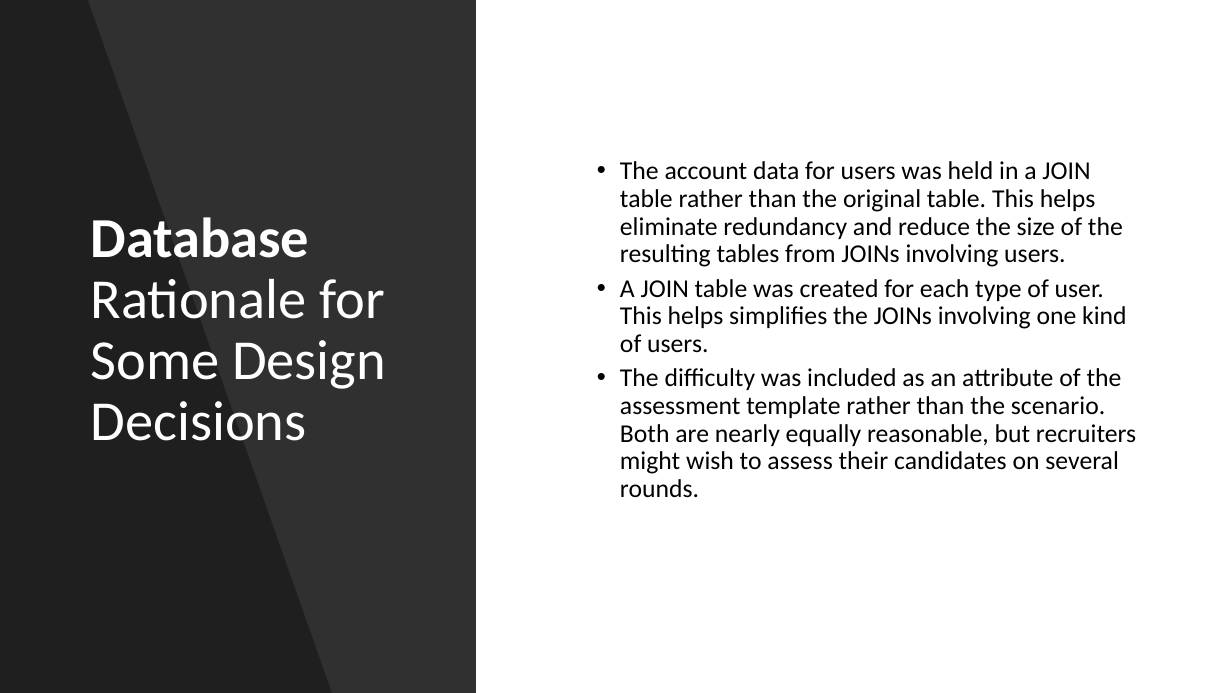
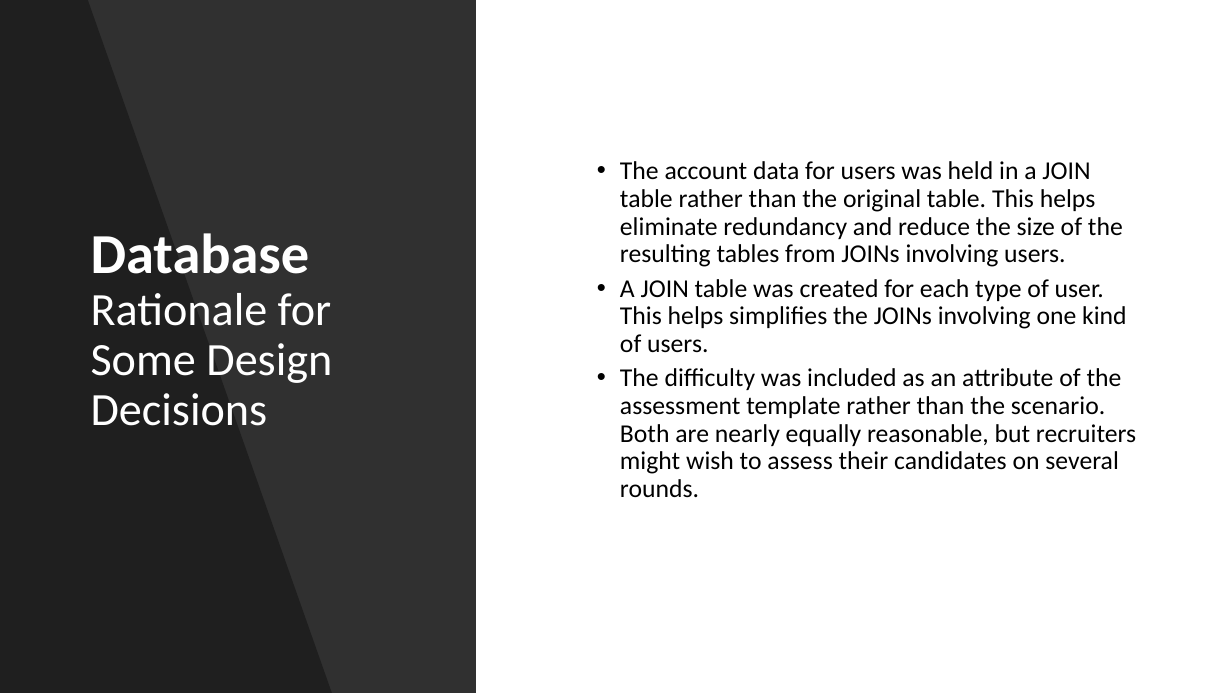
Before and after one commit to Moaaz-Mahmoud/Mini-Hiring-Platform, a slide deck: slide 9 of presentation/presentation.pptx. Drawn at 1232x693 pixels with LibreOffice and Linux fonts; fonts in the diff are those of the drawing. Boxes give left, top, right and bottom in pixels: in the first picture for what was removed or moved away, otherwise in the second. Text is boxed around its words. In the diff, an @@ line names an element or a change of style, - is before the commit and + after.

```diff
--- a/presentation/presentation.pptx
+++ b/presentation/presentation.pptx
@@ title "Database Rationale for Some Design ..." at (x1=91, y1=233, x2=332, y2=426): size 44 to 36 pt in "Rationale for Some Design Decisions" @@
```
Also in this commit, not shown: 1 other slide changed, 3 slides added, 2 slides removed, 4 other files.
